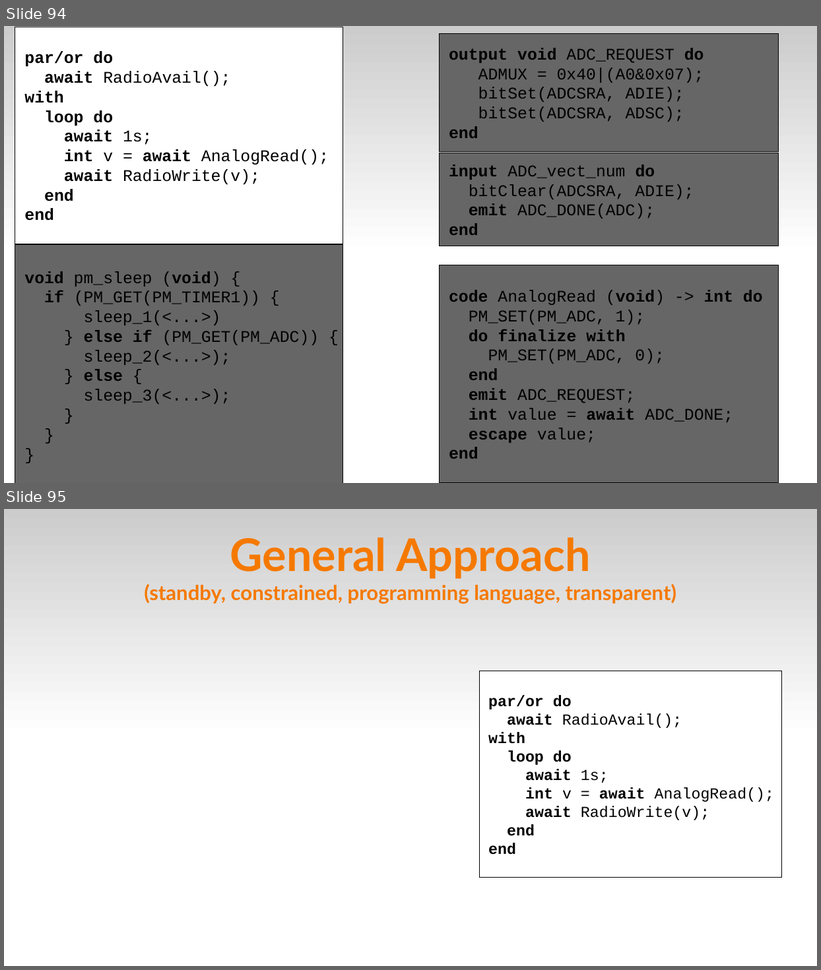
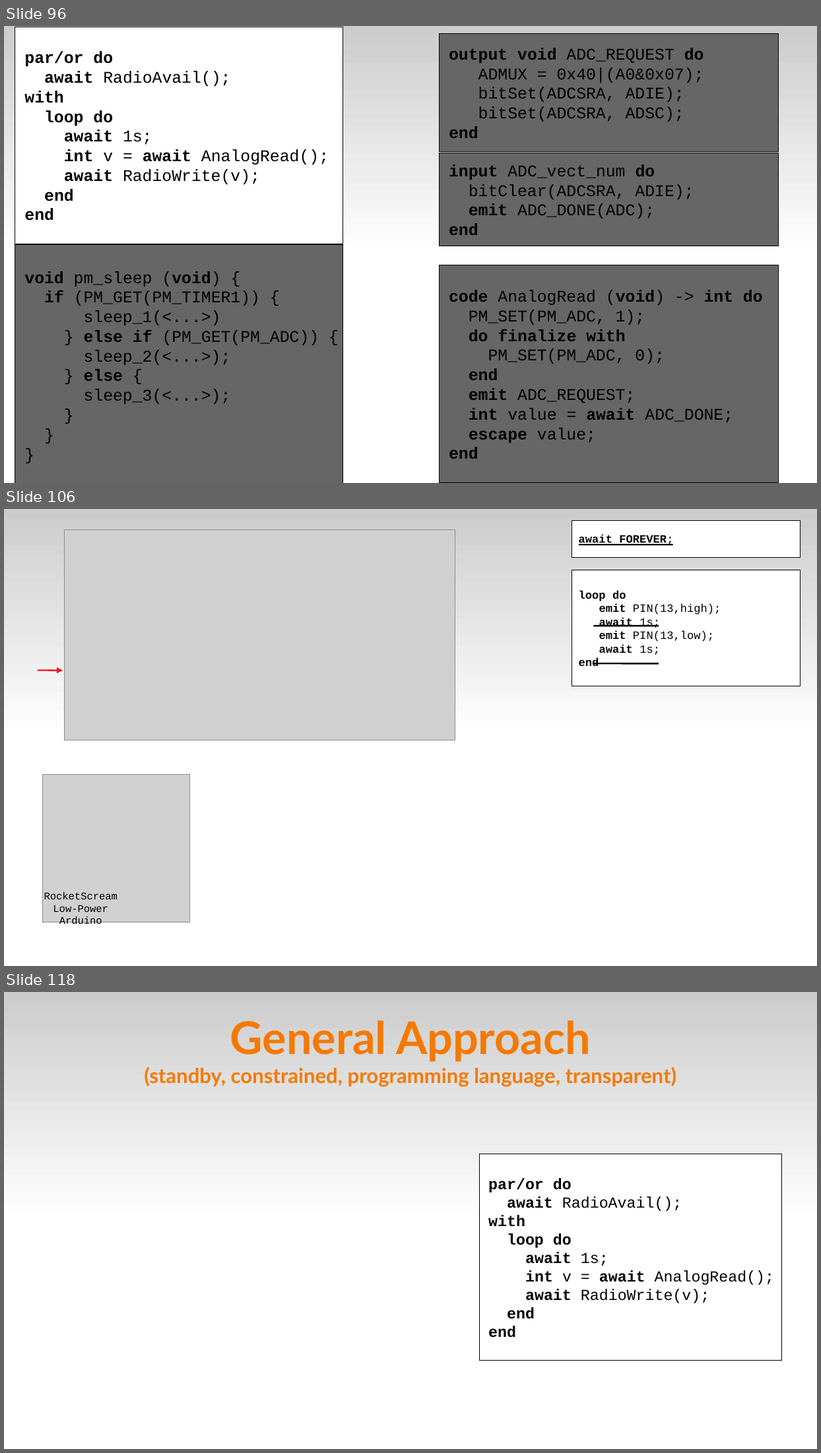
Before and after one commit to fsantanna-uerj/serrapilheira, a slide deck: LCTES/ceu-lctes-wip-expanded.odp. Shown one above the other, each under a label of ours: slides 94 and 95 before the commit, slides 96, 106 and 118 after it; the slides between them are not shown. The pictures are 821x970 and 821x1453 pixels, drawn with LibreOffice and Linux fonts; fonts in the diff are those of the drawing; grey boxes stand for pictures. Boxes give left, top, right and bottom in pixels: in the first picture for what was removed or moved away, otherwise in the second. Text is boxed around its words. In the diff, an @@ line names an element or a change of style, - is before the commit and + after.

```diff
--- a/LCTES/ceu-lctes-wip-expanded.odp
+++ b/LCTES/ceu-lctes-wip-expanded.odp
@@ slide 106 added at bbox=[4, 509, 817, 966], background #FFFFFF; not listed: 1 template element that a slide beside it also shows @@
@@ rectangle added at bbox=[572, 520, 801, 557], fill #FFFFFF, outline #000000 0 pt, 11 pt, text #000000, bold @@
+await FOREVER;
@@ picture added at bbox=[65, 529, 455, 740] @@
@@ line added from (580, 545) to (673, 545), #000000 1.5 pt @@
@@ rectangle added at bbox=[572, 570, 801, 686], fill #FFFFFF, outline #000000 0 pt, 11 pt, text #000000 @@
+loop do
+emit PIN(13,high);
+await 1s;
+emit PIN(13,low);
+await 1s;
+end
@@ line added from (593, 626) to (659, 626), #000000 1.5 pt @@
@@ line added from (593, 664) to (659, 664), #000000 1.5 pt @@
@@ arrow added from (38, 671) to (63, 671), #ED1C24 1.5 pt @@
@@ picture added at bbox=[42, 776, 190, 923] @@
@@ text added at bbox=[44, 892, 118, 928], 10 pt, text #000000 @@
+RocketScream
+Low-Power
+Arduino
@@ what was slide 94 is now slide 96 @@
@@ what was slide 95 is now slide 118 @@
```
Also in this commit, not shown: 12 slides changed, 22 other slides added, 8 other files.
